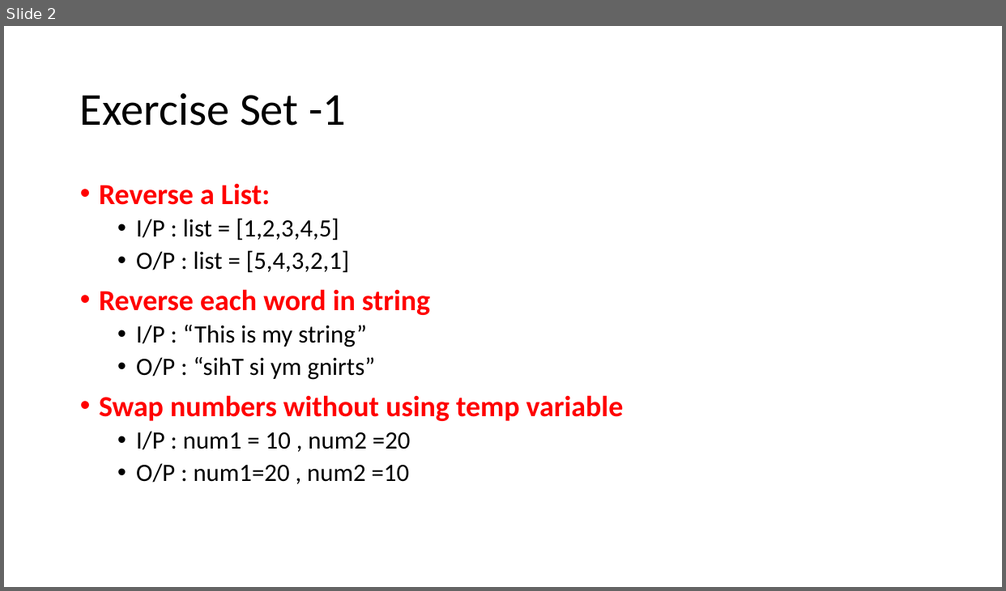
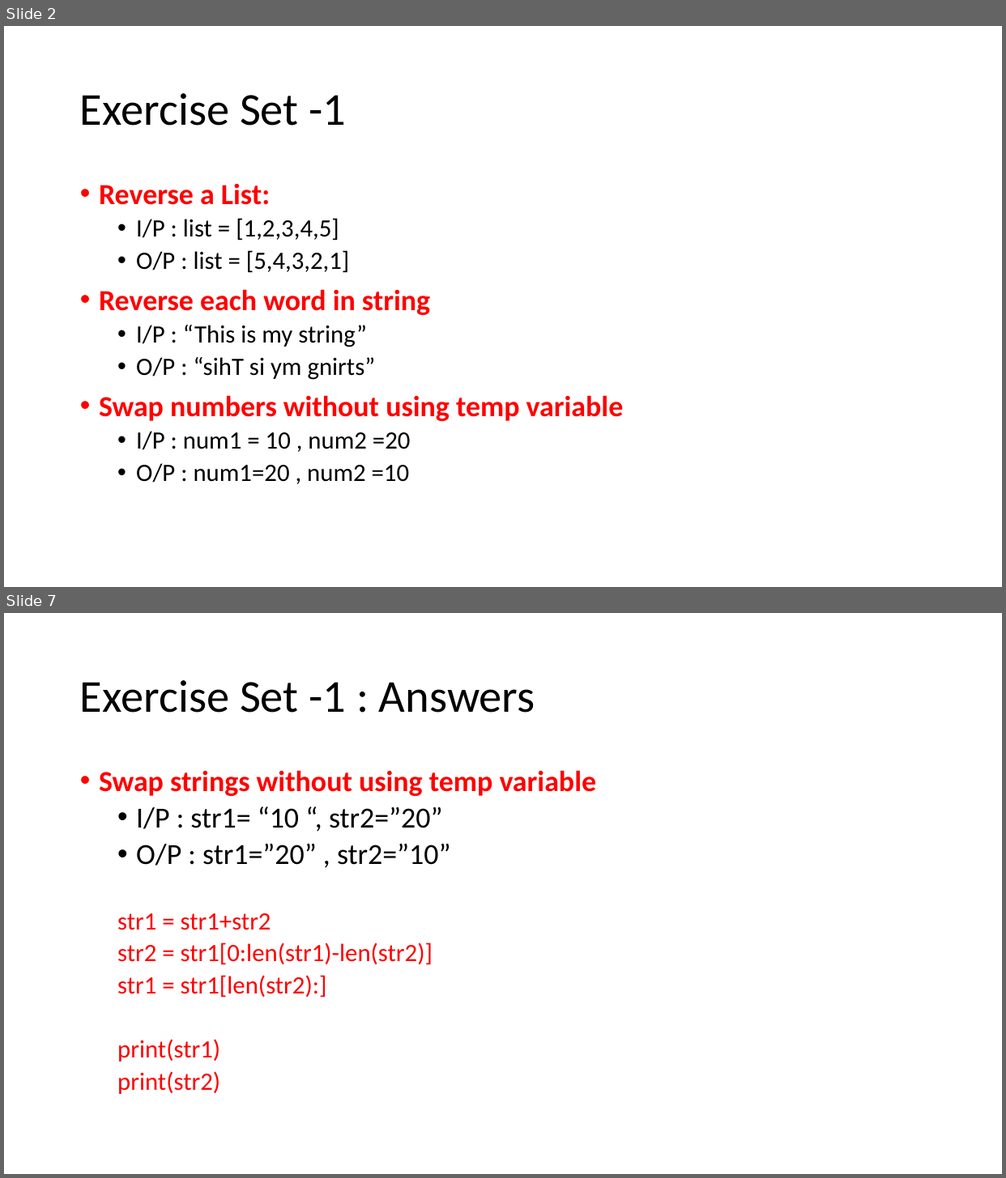
Before and after one commit to techatronian/SeleniumPython_AugBatch, a slide deck: Exercises.pptx. Shown one above the other, each under a label of ours: slide 2 before the commit, slides 2 and 7 after it; the slides between them are not shown. The pictures are 1006x591 and 1006x1178 pixels, drawn with LibreOffice and Linux fonts; fonts in the diff are those of the drawing. Boxes give left, top, right and bottom in pixels: in the first picture for what was removed or moved away, otherwise in the second. Text is boxed around its words. In the diff, an @@ line names an element or a change of style, - is before the commit and + after.

Commit message:
added answers for exercise1

```diff
--- a/Exercises.pptx
+++ b/Exercises.pptx
@@ slide 7 added at (x1=4, y1=613, x2=1002, y2=1174), background #FFFFFF @@
@@ title added at (x1=80, y1=680, x2=535, y2=713), 44 pt, text #000000 @@
+Exercise Set -1 : Answers
@@ text added at (x1=99, y1=770, x2=597, y2=1094), 24 pt, text #FF0000 @@
+• Swap strings without using temp variable
+  • I/P : str1= “10 “, str2=”20”
+  • O/P : str1=”20” , str2=”10”
+  str1 = str1+str2
+  str2 = str1[0:len(str1)-len(str2)]
+  str1 = str1[len(str2):]
+  print(str1)
+  print(str2)
```
Also in this commit, not shown: 1 slide changed, 5 other slides added.
